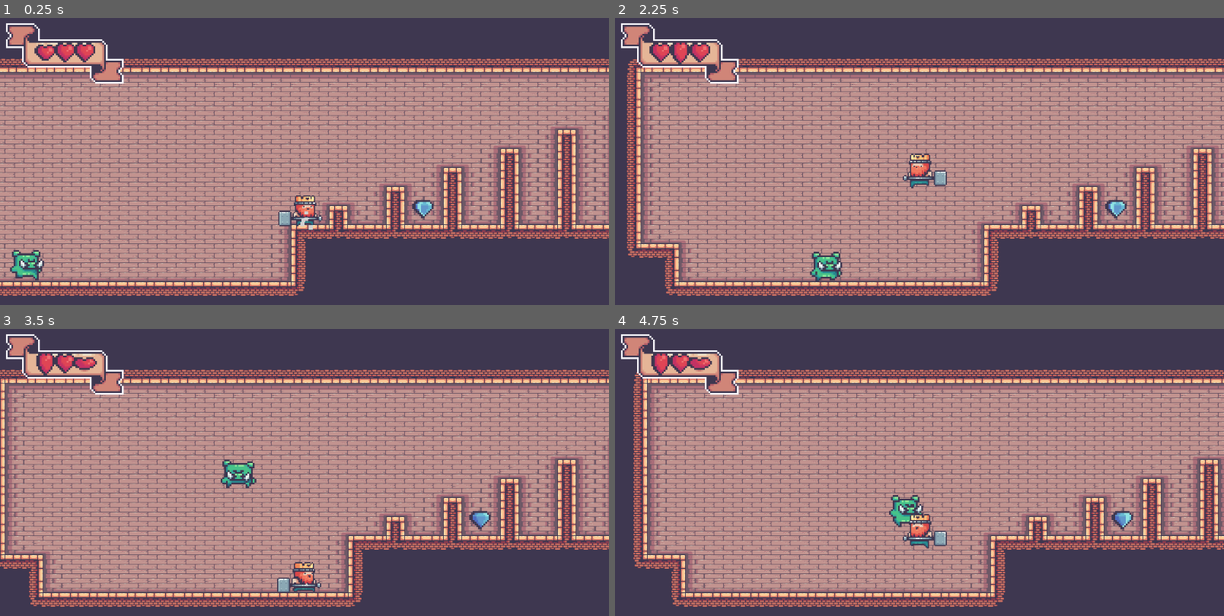
Above: before the commit, frames 1-4 (two rows, left to right).
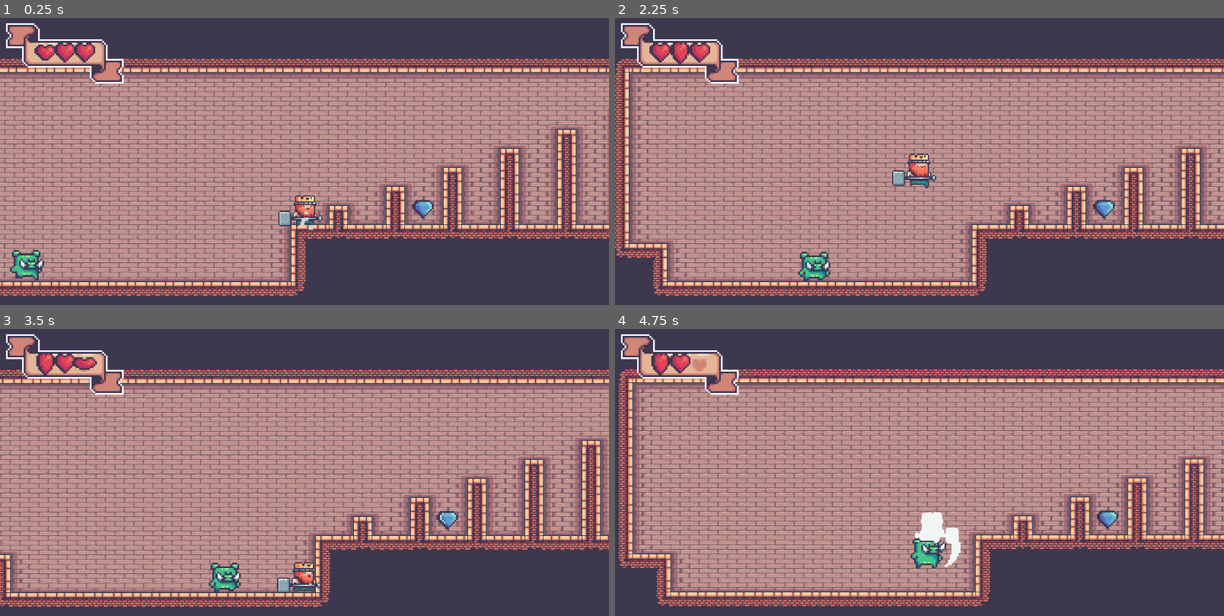
Above: after the commit, the same moments.

Repository: haihala/VIM.MT.310-Game-Project-2
Game: Godot game, scene res://scenes/MainScene.tscn
The game is run twice, just before and just after one commit, with the same random seed, the same clock (stepped at 60 frames per second) and the same inputs.
Inputs:
- Up to frame 1 (0.25 s): no input
- Up to frame 2 (2.25 s): hold Right (move_right) 0.53-1.28 s; hold Space (attack) 0.53-1.28 s; tap Up (jump) at 0.77, 1.52 s; hold Left (move_left) 1.28-2.03 s; tap Space (attack) at 1.35 s; hold Right (move_right) from 2.03 s (still down); hold Space (attack) from 2.03 s (still down)
- Up to frame 3 (3.5 s): keep holding Right (move_right); release Space (attack) at 2.78 s; tap Space (attack) at 2.85 s; tap Up (jump) at 3.02 s
- Up to frame 4 (4.75 s): release Right (move_right) at 3.53 s; hold Space (attack) 3.53-4.28 s; hold Left (move_left) from 3.53 s (still down); tap Up (jump) at 3.77, 4.52 s; tap Space (attack) at 4.35 s

The runs differ from the first frame. In frame 1, less than 0.1% of the frame differs, in the area x 68-71%, y 63-70%; in frame 2, 22%; in frame 3, 24%; in frame 4, 38%, in the area x 0-100%, y 9-97%.

Commit message:
Increase air control

Diff:
--- a/scenes/Diamond.tscn
+++ b/scenes/Diamond.tscn
@@ -65,7 +65,7 @@
 [node name="AnimatedSprite" type="AnimatedSprite" parent="."]
 scale = Vector2( 3, 3 )
 frames = SubResource( 12 )
-frame = 5
+frame = 8
 playing = true
 offset = Vector2( -2, 1 )
 
--- a/scenes/Pig.tscn
+++ b/scenes/Pig.tscn
@@ -206,7 +206,7 @@
 scale = Vector2( 3, 3 )
 frames = SubResource( 12 )
 animation = "idle"
-frame = 5
+frame = 2
 playing = true
 offset = Vector2( -3, -6 )
 
--- a/scenes/common/Player.tscn
+++ b/scenes/common/Player.tscn
@@ -112,7 +112,7 @@
 scale = Vector2( 2, 2 )
 frames = ExtResource( 1 )
 animation = "idle"
-frame = 3
+frame = 8
 playing = true
 offset = Vector2( 7, 0 )
 
--- a/scripts/player/Player.gd
+++ b/scripts/player/Player.gd
@@ -8,7 +8,7 @@
 var speed : float = 200
 var ground_speed_influence : float = 200
 var ground_friction : float = 10
-var air_speed_influence : float = 5
+var air_speed_influence : float = 20
 var air_friction : float = 1
 
 onready var state_machine = $StateMachine
